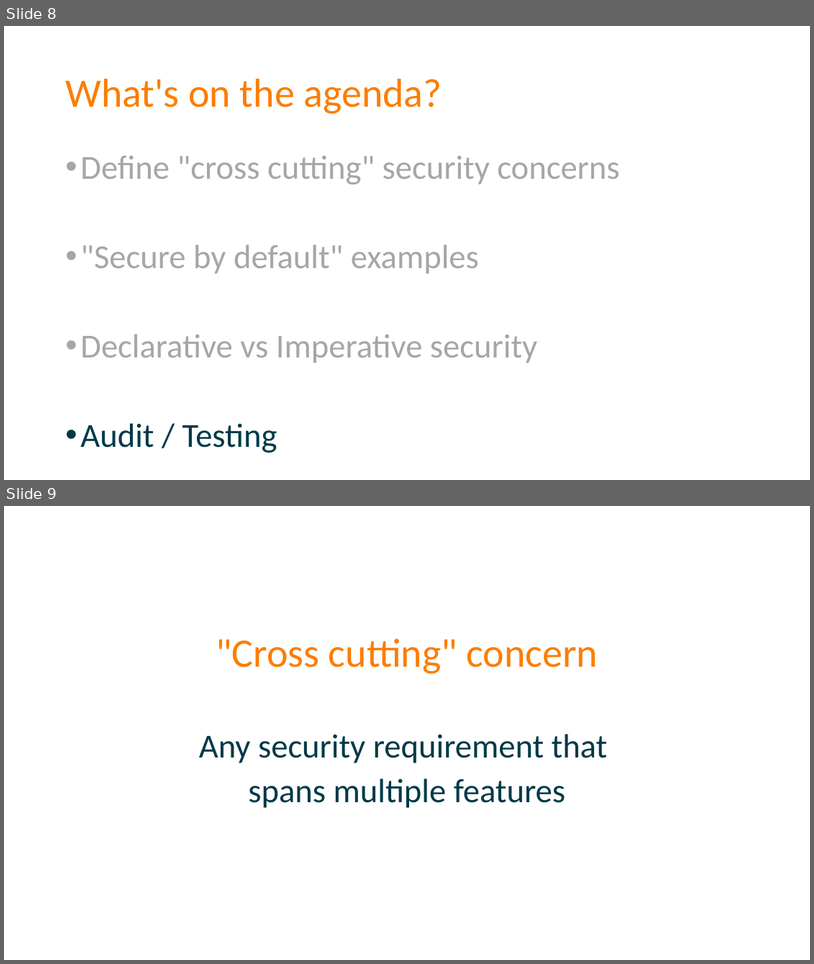
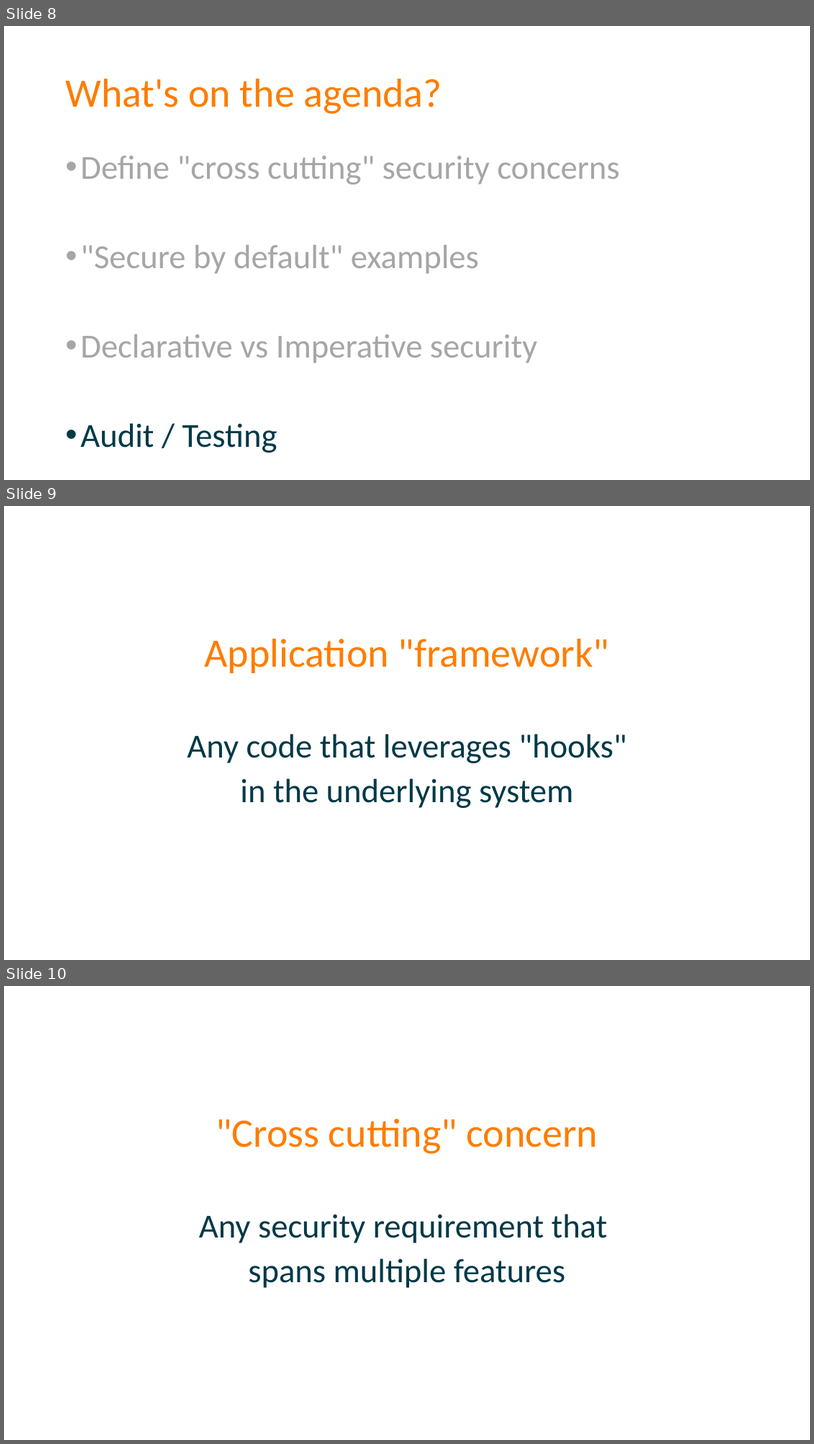
Before and after one commit to spetryjohnson/Talk---Dont-Write-Secure-Code-Design-Secure-Systems, a slide deck: Secure Systems - CodeMash 2017.pptx. Shown one above the other, each under a label of ours: slides 8 and 9 before the commit, slides 8, 9 and 10 after it. The pictures are 814x964 and 814x1444 pixels, drawn with LibreOffice and Linux fonts; fonts in the diff are those of the drawing. Boxes give left, top, right and bottom in pixels: in the first picture for what was removed or moved away, otherwise in the second. Text is boxed around its words. In the diff, an @@ line names an element or a change of style, - is before the commit and + after.

```diff
--- a/Secure Systems - CodeMash 2017.pptx
+++ b/Secure Systems - CodeMash 2017.pptx
@@ slide 9 added at [4,506,810,960], background #FFFFFF @@
@@ title added at [205,638,610,673], 48 pt, text #FD7D00 @@
+Application "framework"
@@ text added at [187,734,627,808], 40 pt, text #013947 @@
+Any code that leverages "hooks"
+in the underlying system
@@ what was slide 9 is now slide 10 @@
```
Also in this commit, not shown: 2 slides changed, 4 other slides added, 1 other file.
